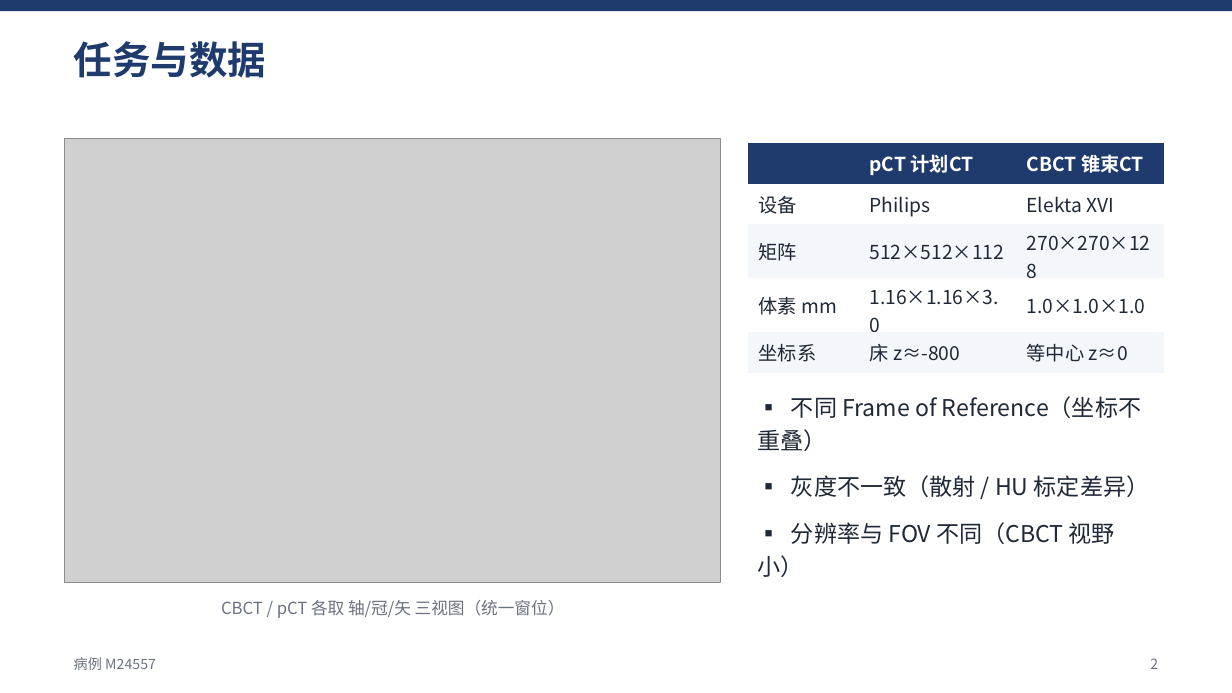
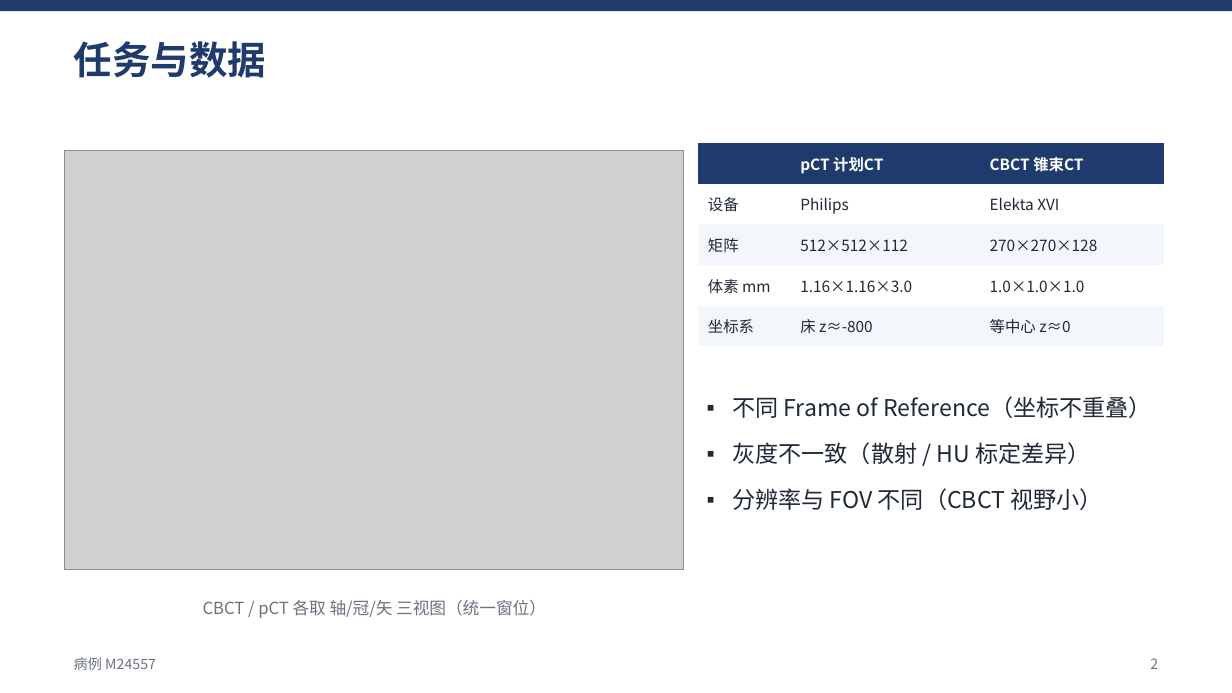
Before and after one commit to develop-yang/Task, a slide deck: slide 2 of results_sample/CBCT_pCT_配准汇报.pptx. Drawn at 1232x693 pixels with LibreOffice and Linux fonts; fonts in the diff are those of the drawing; grey boxes stand for pictures. Boxes give left, top, right and bottom in pixels: in the first picture for what was removed or moved away, otherwise in the second. Text is boxed around its words. In the diff, an @@ line names an element or a change of style, - is before the commit and + after.

```diff
--- a/results_sample/CBCT_pCT_配准汇报.pptx
+++ b/results_sample/CBCT_pCT_配准汇报.pptx
@@ table at (698,143,1165,347) @@
@@ size 15 to 12 pt @@
@@ table: place and size @@
-table at (749,143,1165,366)
+table at (698,143,1165,347)
@@ picture: place and size @@
-picture at (65,139,721,582)
+picture at (65,151,684,569)
@@ text at (732,396,1152,510): text changed @@
-▪ 不同 Frame of Reference（坐标不重叠）
-▪ 灰度不一致（散射 / HU 标定差异）
-▪ 分辨率与 FOV 不同（CBCT 视野小）
+▪ 不同 Frame of Reference（坐标不重叠）
+▪ 灰度不一致（散射 / HU 标定差异）
+▪ 分辨率与 FOV 不同（CBCT 视野小）
@@ text "CBCT / pCT 各取 轴/冠/矢 ...": place and size @@
-text "CBCT / pCT 各取 轴/冠/矢 ..." at (221,600,565,618)
+text "CBCT / pCT 各取 轴/冠/矢 ..." at (203,600,546,618)
```
Also in this commit, not shown: 8 other slides changed, 3 other files.
